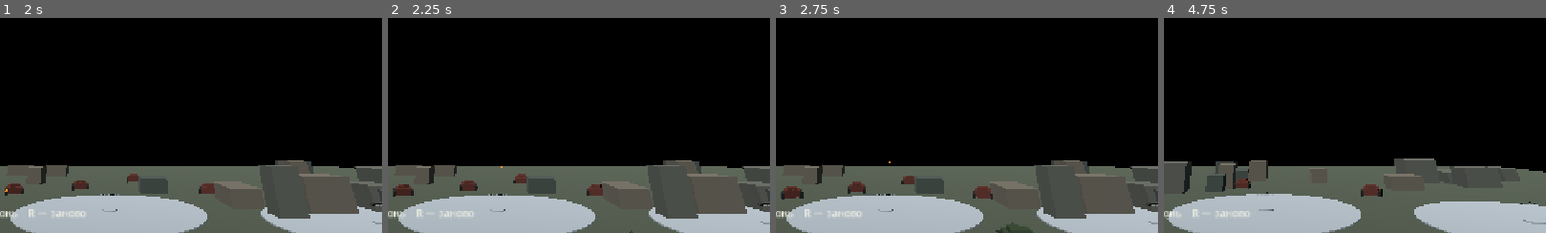
Above: before the commit, frames 1-4 (left to right).
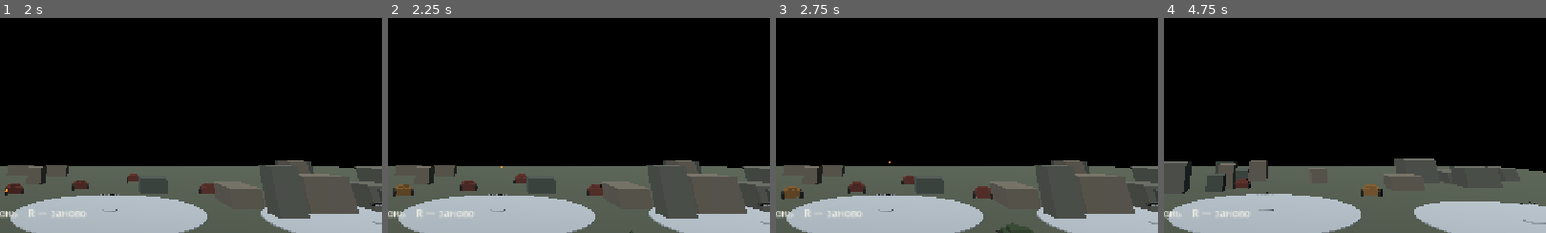
Above: after the commit, the same moments.

Repository: p87010834-ai/WAR-BATTLE-MOBILE
Game: Godot game, scene res://scenes/main.tscn
Two runs of this game, one before a commit and one after it. Both use one fixed random seed, a clock stepped at 60 frames per second and the inputs below.
Inputs (mouse positions are % of the whole screen's width and height, from its top left):
- Up to frame 1 (2 s): click "ОГОНЬ" at 0.5 s; tap Enter at 1.25 s; drag from (9, 82) to (60, 28) at 1.27 s
- Up to frame 2 (2.25 s): drag from (30, 55) to (45, 70) at 2.02 s
- Up to frame 3 (2.75 s): no input
- Up to frame 4 (4.75 s): move the mouse to (60, 28) at 2.77 s; hold D (turn_right) 2.78-3.5 s; tap R at 2.85 s; tap Space (fire) at 3.05, 3.5, 4.35 s; drag from (9, 82) to (20, 35) at 3.52 s; move the mouse to (80, 65) at 4.27 s; hold A (turn_left) from 4.28 s (still down)
The pictures show only the part of the screen within x 35-85%, y 50-100%; the shares and areas given below are measured in that part.

Frame 1 is identical in both runs. In frame 2, 0.2% of the frame differs, in the area x 2-7%, y 77-83%; in frame 3, 0.2%, in the area x 2-7%, y 78-84%; in frame 4, 0.2%.

Commit message:
Add localized tank module damage effects

Diff:
--- a/godot/scripts/tank.gd
+++ b/godot/scripts/tank.gd
@@ -17,6 +17,10 @@
 var turret: Node3D
 var muzzle: Marker3D
 var hull_material: StandardMaterial3D
+var engine_damaged := false
+var track_damaged := false
+var gun_disabled_left := 0.0
+var module_status := "НОРМА"
 
 func _ready() -> void:
 	add_to_group("combat_vehicles")
@@ -85,6 +89,7 @@
 
 func _physics_process(delta: float) -> void:
 	reload_left = maxf(0.0, reload_left - delta)
+	gun_disabled_left = maxf(0.0, gun_disabled_left - delta)
 	if is_player:
 		_player_drive(delta)
 	else:
@@ -94,12 +99,13 @@
 func _player_drive(delta: float) -> void:
 	var throttle := Input.get_action_strength("move_forward") - Input.get_action_strength("move_backward")
 	var steering := Input.get_action_strength("turn_left") - Input.get_action_strength("turn_right")
-	rotation.y += steering * turn_speed * delta * (0.45 + absf(throttle) * 0.55)
+	rotation.y += steering * turn_speed * (0.55 if track_damaged else 1.0) * delta * (0.45 + absf(throttle) * 0.55)
 	var forward := -global_transform.basis.z
-	velocity.x = forward.x * throttle * move_speed
-	velocity.z = forward.z * throttle * move_speed
+	var effective_speed := move_speed * (0.55 if engine_damaged else 1.0)
+	velocity.x = forward.x * throttle * effective_speed
+	velocity.z = forward.z * throttle * effective_speed
 	velocity.y -= 24.0 * delta
-	if Input.is_action_just_pressed("fire"):
+	if Input.is_action_just_pressed("fire") and gun_disabled_left <= 0.0:
 		fire_shell()
 
 func _bot_drive(delta: float) -> void:
@@ -111,15 +117,16 @@
 	var to_target := target.global_position - global_position
 	to_target.y = 0.0
 	var desired_angle := atan2(-to_target.x, -to_target.z)
-	rotation.y = rotate_toward(rotation.y, desired_angle, turn_speed * delta)
+	rotation.y = rotate_toward(rotation.y, desired_angle, turn_speed * (0.55 if track_damaged else 1.0) * delta)
 	var distance := to_target.length()
 	var forward := -global_transform.basis.z
 	var throttle := 1.0 if distance > 17.0 else (-0.25 if distance < 9.0 else 0.0)
-	velocity.x = forward.x * throttle * move_speed * 0.72
-	velocity.z = forward.z * throttle * move_speed * 0.72
+	var effective_speed := move_speed * (0.55 if engine_damaged else 1.0)
+	velocity.x = forward.x * throttle * effective_speed * 0.72
+	velocity.z = forward.z * throttle * effective_speed * 0.72
 	velocity.y -= 24.0 * delta
 	ai_fire_timer -= delta
-	if distance < 42.0 and ai_fire_timer <= 0.0:
+	if distance < 42.0 and ai_fire_timer <= 0.0 and gun_disabled_left <= 0.0:
 		fire_shell()
 		ai_fire_timer = randf_range(1.8, 3.0)
 
@@ -139,7 +146,7 @@
 	return nearest
 
 func fire_shell() -> void:
-	if reload_left > 0.0:
+	if reload_left > 0.0 or gun_disabled_left > 0.0:
 		return
 	reload_left = reload_seconds
 	var shell := Area3D.new()
@@ -169,9 +176,26 @@
 	get_tree().current_scene.add_child(shell)
 	shell.global_position = muzzle.global_position
 
-func apply_damage(amount: float, attacker_team: int) -> void:
+func _apply_module_damage(impact_position: Vector3) -> void:
+	var local_hit := to_local(impact_position)
+	if local_hit.z < -0.75:
+		gun_disabled_left = maxf(gun_disabled_left, 8.0)
+		module_status = "ОРУДИЕ ПОВРЕЖДЕНО"
+	elif local_hit.z > 0.75:
+		engine_damaged = true
+		module_status = "ДВИГАТЕЛЬ ПОВРЕЖДЁН"
+	elif absf(local_hit.x) > 0.9:
+		track_damaged = true
+		module_status = "ГУСЕНИЦА ПОВРЕЖДЕНА"
+	else:
+		module_status = "БРОНЯ ПРОБИТА"
+	if is_instance_valid(hull_material):
+		hull_material.albedo_color = Color(0.38, 0.22, 0.12) if (engine_damaged or track_damaged) else Color(0.48, 0.34, 0.16)
+
+func apply_damage(amount: float, attacker_team: int, impact_position: Vector3 = Vector3.ZERO) -> void:
 	if attacker_team == team or health <= 0.0:
 		return
+	_apply_module_damage(impact_position)
 	health = maxf(0.0, health - amount)
 	if health <= 0.0:
 		destroyed.emit(self)
